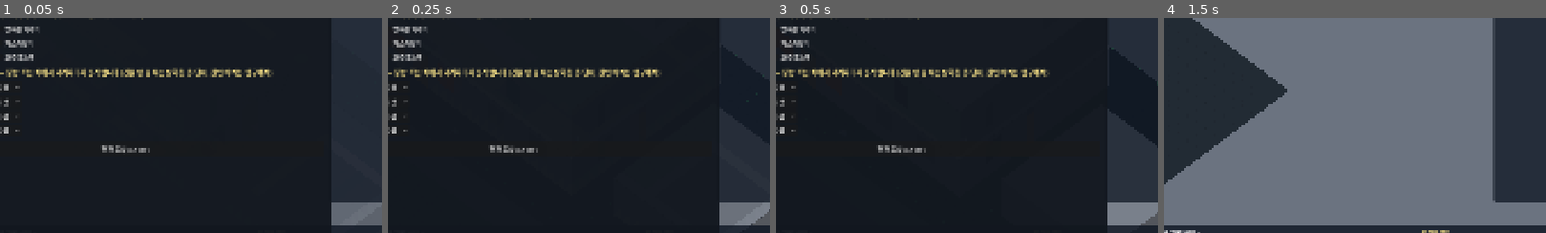
Above: before the commit, frames 1-4 (left to right).
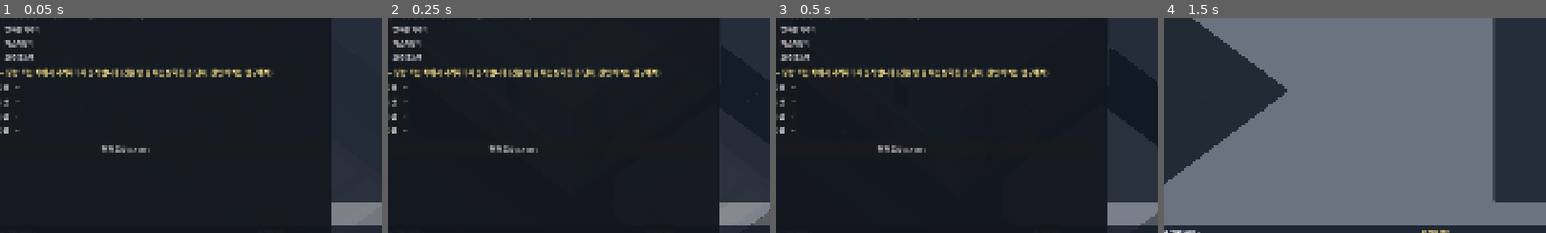
Above: after the commit, the same moments.

Repository: koo2957-collab/golden-time-game
Game: Godot game, scene res://scenes/world/world.tscn
The game is run twice, just before and just after one commit, with the same random seed, the same clock (stepped at 60 frames per second) and the same inputs. This scene is started directly instead of the project's main scene.
Inputs (mouse positions are % of the whole screen's width and height, from its top left):
- Up to frame 1 (0.05 s): no input
- Up to frame 2 (0.25 s): no input
- Up to frame 3 (0.5 s): no input
- Up to frame 4 (1.5 s): click "현장 도착 (Enter)" at 0.5 s; tap Enter at 1.25 s; drag from (7, 90) to (60, 28) at 1.27 s
The pictures show only the part of the screen within x 34-84%, y 33-83%; the shares and areas given below are measured in that part.

The runs differ from the first frame. In frame 1, 0.6% of the frame differs, in the area x 86-97%, y 85-97%; in frame 2, 0.8%, in the area x 86-98%, y 85-97%; in frame 3, less than 0.1%; in frame 4, nothing differs.

Commit message:
정보 안개: 미발견 칸은 천장 높이 덮개(바닥 칠하지 않음), 기억한 칸은 채도만 낮춤, 실내 벽은 천장까지 그라데이션
Co-Authored-By: Claude Opus 5.5 <noreply@anthropic.com>

Diff:
--- a/data/ui/view_params.json
+++ b/data/ui/view_params.json
@@ -8,8 +8,10 @@
   "front_wall": {"value": "glass", "source": "화면 설정", "note": "단면 보기의 앞벽(남·동)과 실내 벽 모양: glass(2026-11-11 사용자 결정 — 앞 바깥벽은 천장 높이 반투명, 실내 벽은 허리 높이 위로 갈수록 투명) / cut(잘린 벽) / hidden(숨김)"},
   "front_wall_alpha": {"value": 0.15, "source": "화면 설정", "note": "앞 바깥벽(남·동) 면 진하기 (2026-11-11 사용자 결정 15%). 문·창은 진하게 그대로"},
   "wall_cap_alpha": {"value": 0.75, "source": "화면 설정", "note": "앞 바깥벽 꼭대기 띠 진하기 — 면이 투명해도 건물 경계가 또렷하게"},
-  "inner_wall_m": {"value": 1.2, "source": "화면 설정", "note": "실내 벽 높이 (천장 2.4m의 절반, 2026-11-11 사용자 결정)"},
-  "inner_wall_top_alpha": {"value": 0.2, "source": "화면 설정", "note": "실내 벽 꼭대기 진하기 — 바닥 쪽 1에서 위로 갈수록 이 값까지 투명해진다"},
+  "inner_wall_m": {"value": 2.4, "source": "화면 설정", "note": "실내 벽 높이 — 천장까지 세우고 위로 갈수록 투명 (2026-11-11 사용자 결정: 자르지 않는 그라데이션)"},
+  "inner_wall_solid_m": {"value": 1.0, "source": "화면 설정", "note": "실내 벽이 진하게 보이는 높이 — 이 위에서 빠르게 투명해진다 (뒤를 덜 가리게)"},
+  "inner_wall_top_alpha": {"value": 0.0, "source": "화면 설정", "note": "실내 벽 꼭대기 진하기 (0 = 꼭대기에서 사라짐)"},
+  "unknown_cover_alpha": {"value": 0.85, "source": "화면 설정", "note": "본 적 없는 칸 위 천장 높이 덮개 진하기 (2026-11-11 사용자 결정: 바닥을 칠하지 않고 위에서 덮는다, 폴아웃·Door Kickers 방식)"},
   "adjacent_alpha": {"value": 0.1, "source": "화면 설정", "note": "바로 위·아래 층의 벽·바닥 진하기 (회백색 한 톤, 2026-11-11 사용자 결정 10%)"},
   "wall_cut_m": {"value": 0.2, "source": "화면 설정", "note": "잘린 벽 높이. 윗면을 밝은 단면 띠로 그린다"},
   "slab_m": {"value": 0.3, "source": "추정", "note": "층 사이 바닥판(슬래브) 두께. 앞쪽 모서리에 진회색 띠로 보인다"},
--- a/scripts/ui/building/floor_layer.gd
+++ b/scripts/ui/building/floor_layer.gd
@@ -52,6 +52,13 @@
 const IMPACT_M := 0.4
 ## 정보 안개: 모르는 곳 / 본 적 있지만 지금은 안 보이는 곳
 const FOG_COLOR := Color(0.04, 0.05, 0.07)
+## 본 적 있지만 지금 안 보이는 칸: 채도를 빼고 조금 어둡게 (2026-11-11)
+const MEMORY_DESATURATE := 0.55
+const MEMORY_DARKEN := 0.12
+## 본 적 없는 칸의 덮개 색 (회청색)과 테두리·빗금
+const COVER_COLOR := Color(0.3, 0.34, 0.41)
+const COVER_EDGE := Color(0.62, 0.68, 0.76, 0.9)
+const COVER_HATCH := Color(0.75, 0.8, 0.88, 0.14)
 const FOG_UNKNOWN_ALPHA := 0.82
 const FOG_SEEN_ALPHA := 0.4
 ## 도면도 없고 본 적도 없는 실내: 구조가 거의 보이지 않게 (기획안 9-1 "구조는 직접 밝힌다", R8)
@@ -919,6 +926,8 @@
 	elif not thermal:
 		_draw_smoke()
 	_draw_blasts()
+	if not _outside() and depth == 0:
+		_draw_unknown_cover()
 	if _glow:
 		_glow.spots = _glow_spots if not thermal and not _outside() else []
 		_glow.queue_redraw()
@@ -1051,10 +1060,12 @@
 			# 벽 바닥도 모르는 곳이면 덮는다 (외벽은 밖에서 보이므로 그대로)
 			@warning_ignore("integer_division")
 			var hidden_wall := structure and p.enabled and not sim.plan.structure_seen(level, k % b.width, k / b.width)
-			if (not structure and not vis) or hidden_wall:
-				var fog := FOG_SEEN_ALPHA if seen else (FOG_UNKNOWN_ALPHA if sim.plan.known else FOG_NO_PLAN_ALPHA)
-				color = color.lerp(FOG_COLOR, fog)
-				fog_of[k] = fog
+			# 2026-11-11: 본 적 없는 칸은 바닥을 칠하지 않고 천장 높이 덮개로 덮는다 (_draw_unknown_cover).
+			# 본 적 있지만 지금 안 보이는 칸은 색만 조금 빼서 흐리게
+			if not structure and not vis and seen:
+				var gray := color.get_luminance()
+				color = color.lerp(Color(gray, gray, gray), MEMORY_DESATURATE).darkened(MEMORY_DARKEN)
+				fog_of[k] = MEMORY_DARKEN
 		if holes.has(k):
 			color = Color(0, 0, 0, 0)
 		for j in 4:
@@ -1184,8 +1195,10 @@
 				FloorStack.Wall.GLASS:
 					_wall_piece(x, y, 0.0, wh, _structure_color(skin.color("wall")), stack.params.front_wall_alpha, stack.params.front_wall_alpha, stack.params.wall_cap_alpha)
 				FloorStack.Wall.HALF:
-					var ta := stack.params.inner_wall_top_alpha
-					_wall_piece(x, y, 0.0, wh, _structure_color(skin.color("wall")), 1.0, ta, maxf(ta, 0.35))
+					var solid := minf(stack.params.inner_wall_solid_m, wh)
+					var wc := _structure_color(skin.color("wall"))
+					_wall_piece(x, y, 0.0, solid, wc, 1.0, 0.9, 0.0)
+					_wall_piece(x, y, solid, wh, wc, 0.9, stack.params.inner_wall_top_alpha, 0.0)
 				_:
 					_block(x, y, 0.0, wh, _structure_color(skin.color("wall")), _cut_top(wh))
 		BuildingData.Cell.WINDOW:
@@ -1851,7 +1864,8 @@
 	if not (b.in_bounds(x + 1, y) and b.cell(level, x + 1, y) in wallish):
 		var c := color.darkened(EAST_SHADE)
 		_quad_grad(ne + lo, se + lo, se + hi, ne + hi, Color(c, a0), Color(c, a1))
-	_quad(nw + hi, ne + hi, se + hi, sw + hi, Color(_structure_color(skin.color("cut_face")), cap))
+	if cap > 0.0:
+		_quad(nw + hi, ne + hi, se + hi, sw + hi, Color(_structure_color(skin.color("cut_face")), cap))
 
 
 ## 아래 두 점은 bottom 색, 위 두 점은 top 색 (a, b = 아래 / c, d = 위)
@@ -2372,3 +2386,73 @@
 		var anim := "idle" if v.state == Victim.State.CONSCIOUS else "down_up"
 		if art == null or not art.draw(_ghost_units, anim, (v.id * 3) % 8, 0, feet, GHOST_VICTIM):
 			_ghost_units.draw_arc(feet + Vector2(0, -6), 9.0, 0.0, TAU, 16, GHOST_VICTIM, 2.0)
+
+
+# --- 본 적 없는 곳: 천장 높이 덮개 (2026-11-11 사용자 결정) ---
+
+var _cover_key: Array = []
+var _cover_pts := PackedVector2Array()
+var _cover_idx := PackedInt32Array()
+var _cover_cols := PackedColorArray()
+var _cover_edges := PackedVector2Array()
+var _cover_hatch := PackedVector2Array()
+
+
+## 아직 아무도 본 적 없는 실내 칸 위를 천장 높이 회청색 판으로 덮는다 (폴아웃·Door Kickers 방식).
+## 방 모양은 보이고 안(가구·불·사람)은 보이지 않는다. 대원이 보면 그 칸의 덮개가 걷힌다. 틱이 바뀔 때만 다시 만든다
+func _draw_unknown_cover() -> void:
+	var p := sim.perception
+	if not p.enabled:
+		return
+	var key := [sim.clock.tick, level]
+	if key != _cover_key:
+		_cover_key = key
+		_build_cover()
+	if not _cover_idx.is_empty():
+		RenderingServer.canvas_item_add_triangle_array(get_canvas_item(), _cover_idx, _cover_pts, _cover_cols)
+	if not _cover_hatch.is_empty():
+		draw_multiline(_cover_hatch, COVER_HATCH, 1.0)
+	if not _cover_edges.is_empty():
+		draw_multiline(_cover_edges, COVER_EDGE, 1.5)
+
+
+func _covered(x: int, y: int) -> bool:
+	var b := sim.building
+	if not b.in_bounds(x, y):
+		return false
+	var t := b.cell(level, x, y)
+	return t != BuildingData.Cell.VOID and not t in BuildingData.OUTDOOR and not sim.plan.structure_seen(level, x, y)
+
+
+func _build_cover() -> void:
+	_cover_pts.clear()
+	_cover_idx.clear()
+	_cover_cols.clear()
+	_cover_edges.clear()
+	_cover_hatch.clear()
+	var b := sim.building
+	var h := CEILING_M
+	var col := Color(COVER_COLOR, stack.params.unknown_cover_alpha)
+	for y in b.height:
+		for x in b.width:
+			if not _covered(x, y):
+				continue
+			var nw := proj.to_screen(Vector2(x, y), h)
+			var ne := proj.to_screen(Vector2(x + 1, y), h)
+			var se := proj.to_screen(Vector2(x + 1, y + 1), h)
+			var sw := proj.to_screen(Vector2(x, y + 1), h)
+			var base := _cover_pts.size()
+			_cover_pts.append_array([nw, ne, se, sw])
+			_cover_cols.append_array([col, col, col, col])
+			_cover_idx.append_array([base, base + 1, base + 2, base, base + 2, base + 3])
+			# 빗금: 칸마다 대각선 하나 (이어지면 사선 무늬)
+			_cover_hatch.append_array([sw, ne])
+			# 덮인 곳의 바깥 테두리
+			if not _covered(x, y - 1):
+				_cover_edges.append_array([nw, ne])
+			if not _covered(x + 1, y):
+				_cover_edges.append_array([ne, se])
+			if not _covered(x, y + 1):
+				_cover_edges.append_array([sw, se])
+			if not _covered(x - 1, y):
+				_cover_edges.append_array([nw, sw])
--- a/scripts/ui/building/view_params.gd
+++ b/scripts/ui/building/view_params.gd
@@ -17,7 +17,9 @@
 var front_wall_alpha := 0.15
 var wall_cap_alpha := 0.75
 var inner_wall_m := 1.2
-var inner_wall_top_alpha := 0.2
+var inner_wall_top_alpha := 0.0
+var inner_wall_solid_m := 1.0
+var unknown_cover_alpha := 0.85
 var adjacent_alpha := 0.1
 var wall_cut_m := 0.2
 var slab_m := 0.3
@@ -63,6 +65,8 @@
 	wall_cap_alpha = float(_value(data, "wall_cap_alpha", wall_cap_alpha))
 	inner_wall_m = float(_value(data, "inner_wall_m", inner_wall_m))
 	inner_wall_top_alpha = float(_value(data, "inner_wall_top_alpha", inner_wall_top_alpha))
+	inner_wall_solid_m = float(_value(data, "inner_wall_solid_m", inner_wall_solid_m))
+	unknown_cover_alpha = float(_value(data, "unknown_cover_alpha", unknown_cover_alpha))
 	adjacent_alpha = float(_value(data, "adjacent_alpha", adjacent_alpha))
 	wall_cut_m = float(_value(data, "wall_cut_m", wall_cut_m))
 	slab_m = float(_value(data, "slab_m", slab_m))
--- a/tests/_shot_ghost.gd
+++ b/tests/_shot_ghost.gd
@@ -52,5 +52,14 @@
 	for i in 20:
 		await process_frame
 	root.get_texture().get_image().save_png(out + "ghost_zoom.png")
+	# 정보 안개를 켠 3층: 본 적 없는 칸은 천장 높이 덮개
+	sim.perception.enabled = true
+	sim.perception.update(sim.clock.tick)
+	world.set_view_level(3, false)
+	world.camera.zoom = Vector2(0.8, 0.8)
+	world.camera.retarget(proj.bounds(sim.building), proj.to_screen(Vector2(sim.building.footprint(3).get_center())))
+	for i in 30:
+		await process_frame
+	root.get_texture().get_image().save_png(out + "fog_view3.png")
 	print("저장 ", out)
 	quit()
--- a/tests/test_cutaway.gd
+++ b/tests/test_cutaway.gd
@@ -17,7 +17,7 @@
 	assert_eq(p.visible_floors_below, 2, "아래 2개 층")
 	assert_eq(p.below_modulate, [0.75, 0.55] as Array[float], "아래 층 밝기")
 	assert_eq(p.front_wall, "glass", "앞벽은 반투명 (2026-11-11 결정)")
-	assert_eq([p.front_wall_alpha, p.inner_wall_m, p.adjacent_alpha], [0.15, 1.2, 0.1], "앞벽 15%, 실내 벽 1.2m, 바로 위·아래 층 10%")
+	assert_eq([p.front_wall_alpha, p.inner_wall_m, p.inner_wall_solid_m, p.adjacent_alpha, p.unknown_cover_alpha], [0.15, 2.4, 1.0, 0.1, 0.85], "앞벽 15%, 실내 벽 천장까지(1m 위로 투명), 위·아래 층 10%, 미발견 덮개 85%")
 	assert_eq(p.wall_cut_m, 0.2, "잘린 벽 20cm")
 
 
Binary file changed: docs/ref/cutaway_exterior.png
Binary file changed: docs/ref/cutaway_interior.png
Not shown, changed: docs/decisions.md
